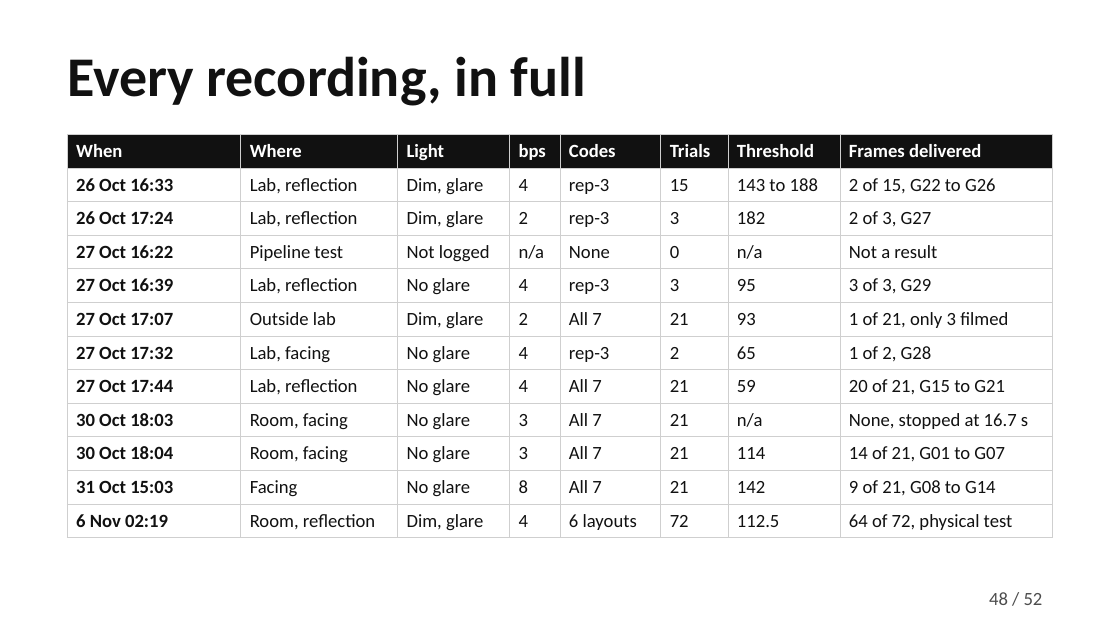
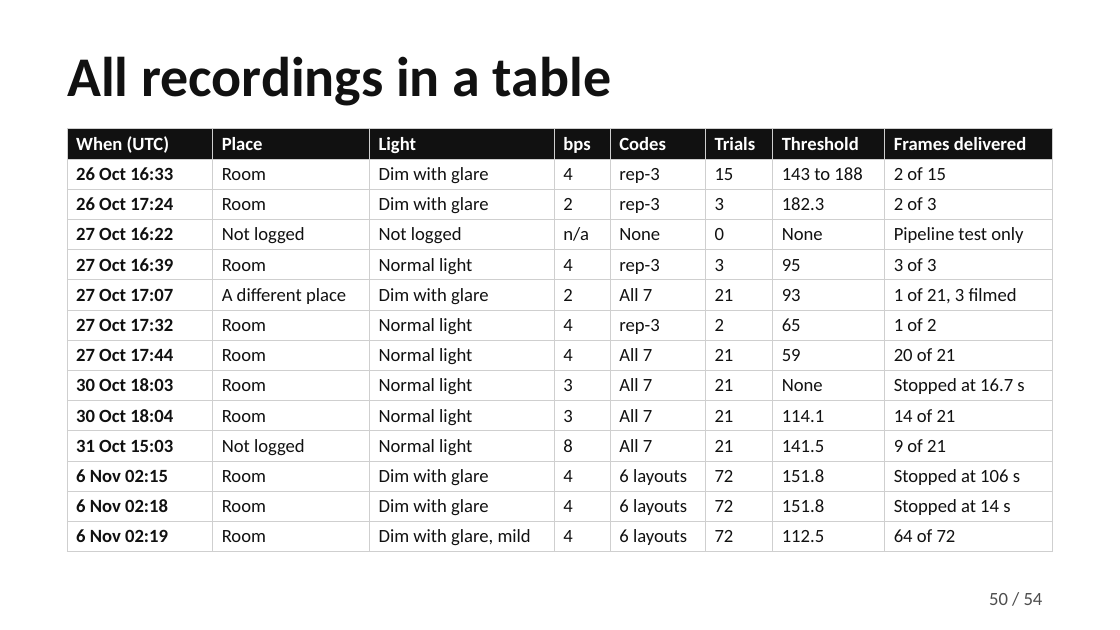
Before and after one commit to MuhammadMaazA/SamplingCW, a slide deck: slide 50 of presentation/gridlink-presentation.pptx (slide 48 before the commit). Drawn at 1120x630 pixels with LibreOffice and Linux fonts; fonts in the diff are those of the drawing. Boxes give left, top, right and bottom in pixels: in the first picture for what was removed or moved away, otherwise in the second. Text is boxed around its words. In the diff, an @@ line names an element or a change of style, - is before the commit and + after.

```diff
--- a/presentation/gridlink-presentation.pptx
+++ b/presentation/gridlink-presentation.pptx
@@ title at [67, 56, 611, 106]: text changed @@
-Every recording, in full
+All recordings in a table
@@ table at [67, 129, 1053, 549] @@
-row 1: When | Where | Light | bps | Codes | Trials | Threshold | Frames delivered
-row 2: 26 Oct 16:33 | Lab, reflection | Dim, glare | 4 | rep-3 | 15 | 143 to 188 | 2 of 15, G22 to G26
-row 3: 26 Oct 17:24 | Lab, reflection | Dim, glare | 2 | rep-3 | 3 | 182 | 2 of 3, G27
-row 4: 27 Oct 16:22 | Pipeline test | Not logged | n/a | None | 0 | n/a | Not a result
-row 5: 27 Oct 16:39 | Lab, reflection | No glare | 4 | rep-3 | 3 | 95 | 3 of 3, G29
-row 6: 27 Oct 17:07 | Outside lab | Dim, glare | 2 | All 7 | 21 | 93 | 1 of 21, only 3 filmed
-row 7: 27 Oct 17:32 | Lab, facing | No glare | 4 | rep-3 | 2 | 65 | 1 of 2, G28
-row 8: 27 Oct 17:44 | Lab, reflection | No glare | 4 | All 7 | 21 | 59 | 20 of 21, G15 to G21
-row 9: 30 Oct 18:03 | Room, facing | No glare | 3 | All 7 | 21 | n/a | None, stopped at 16.7 s
-row 10: 30 Oct 18:04 | Room, facing | No glare | 3 | All 7 | 21 | 114 | 14 of 21, G01 to G07
-row 11: 31 Oct 15:03 | Facing | No glare | 8 | All 7 | 21 | 142 | 9 of 21, G08 to G14
-row 12: 6 Nov 02:19 | Room, reflection | Dim, glare | 4 | 6 layouts | 72 | 112.5 | 64 of 72, physical test
+row 1: When (UTC) | Place | Light | bps | Codes | Trials | Threshold | Frames delivered
+row 2: 26 Oct 16:33 | Room | Dim with glare | 4 | rep-3 | 15 | 143 to 188 | 2 of 15
+row 3: 26 Oct 17:24 | Room | Dim with glare | 2 | rep-3 | 3 | 182.3 | 2 of 3
+row 4: 27 Oct 16:22 | Not logged | Not logged | n/a | None | 0 | None | Pipeline test only
+row 5: 27 Oct 16:39 | Room | Normal light | 4 | rep-3 | 3 | 95 | 3 of 3
+row 6: 27 Oct 17:07 | A different place | Dim with glare | 2 | All 7 | 21 | 93 | 1 of 21, 3 filmed
+row 7: 27 Oct 17:32 | Room | Normal light | 4 | rep-3 | 2 | 65 | 1 of 2
+row 8: 27 Oct 17:44 | Room | Normal light | 4 | All 7 | 21 | 59 | 20 of 21
+row 9: 30 Oct 18:03 | Room | Normal light | 3 | All 7 | 21 | None | Stopped at 16.7 s
+row 10: 30 Oct 18:04 | Room | Normal light | 3 | All 7 | 21 | 114.1 | 14 of 21
+row 11: 31 Oct 15:03 | Not logged | Normal light | 8 | All 7 | 21 | 141.5 | 9 of 21
+row 12: 6 Nov 02:15 | Room | Dim with glare | 4 | 6 layouts | 72 | 151.8 | Stopped at 106 s
+row 13: 6 Nov 02:18 | Room | Dim with glare | 4 | 6 layouts | 72 | 151.8 | Stopped at 14 s
+row 14: 6 Nov 02:19 | Room | Dim with glare, mild | 4 | 6 layouts | 72 | 112.5 | 64 of 72
@@ table: place and size @@
-table at [67, 134, 1053, 534]
+table at [67, 129, 1053, 549]
@@ page number at [989, 593, 1008, 605]: text changed @@
-48
+50
@@ text at [1024, 593, 1043, 605]: text changed @@
-/ 52
+/ 54
```
Also in this commit, not shown: 40 other slides changed, 13 slides added, 11 slides removed, 42 other files.
